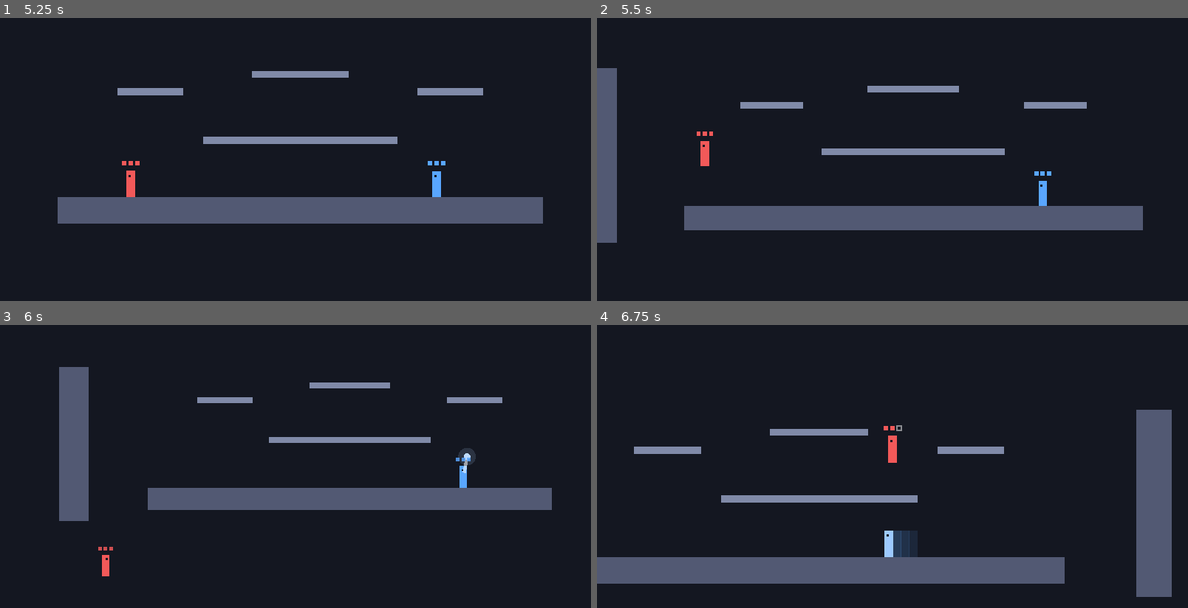
Above: before the commit, frames 1-4 (two rows, left to right).
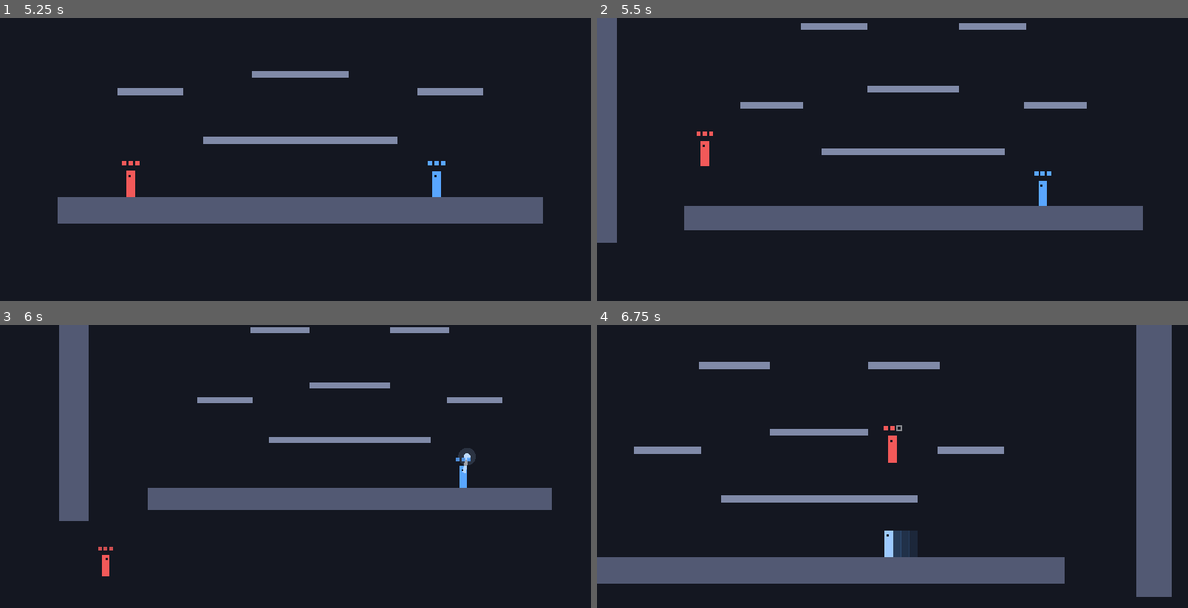
Above: after the commit, the same moments.

Repository: BBStain/jvtest
Game: Godot game, scene res://scenes/lobby.tscn
Same seed, same stepped clock (60 frames per second), same inputs: the game is played once before the commit and once after it.
Inputs (mouse positions are in pixels of both pictures, inside the frame that each line leads up to):
- Up to frame 1 (5.25 s): tap Enter at 0.5, 2, 3.5 s; move the mouse to (425, 167) at 0.52 s; hold D 0.53-2.03 s; tap F at 0.6 s; click (425, 167) at 0.67 s; tap Space at 0.77, 1.25, 1.52, 2.75, 3.02, 3.77 s; move the mouse to (177, 199) at 1.27 s; tap R at 1.35 s; click (177, 199) at 1.42 s; move the mouse to (354, 111) at 2.02 s; hold A 2.03-2.78 s; tap G at 2.1 s; click (354, 111) at 2.17 s; move the mouse to (265, 250) at 2.77 s; hold D 2.78-4.25 s; tap C at 2.85 s; click (265, 250) at 2.92 s; move the mouse to (472, 233) at 3.52 s; tap L at 3.6 s; click (472, 233) at 3.67 s; click "Lancer la partie" at 4.25 s; move the mouse to (118, 134) at 5.02 s; hold A from 5.03 s (still down); tap K at 5.1 s; click (118, 134) at 5.17 s
- Up to frame 2 (5.5 s): keep holding A; tap Space at 5.27 s
- Up to frame 3 (6 s): move the mouse to (325, 491) at 5.77 s; release A at 5.78 s; hold D from 5.78 s (still down); tap I at 5.85 s; click (325, 491) at 5.92 s
- Up to frame 4 (6.75 s): move the mouse to (803, 407) at 6.52 s; release D at 6.53 s; hold A from 6.53 s (still down); tap J at 6.6 s; click (803, 407) at 6.67 s

Frame 1 is identical in both runs. In frame 2, 1.1% of the frame differs, in the area x 0-73%, y 0-18%; in frame 3, 1.2%; in frame 4, 2.4%, in the area x 17-98%, y 0-30%.

Commit message:
Map agrandie en hauteur
Murs rallongés vers le haut, étages de plateformes jusqu'à un sommet au
centre et dans la zone de duel, une deuxième rangée de pylônes et un
deuxième ascenseur dans la zone aérienne, une navette au sommet de la zone
de duel. La limite de sortie par le haut passe de -700 à -1500.

Co-Authored-By: Claude Opus 5.5 (1M context) <noreply@anthropic.com>
Claude-Session: https://claude.ai/code/session_01THvWsQSvKyigxsJfQsC1D9

Diff:
--- a/scenes/main.tscn
+++ b/scenes/main.tscn
@@ -13,7 +13,7 @@
 size = Vector2(220, 16)
 
 [sub_resource type="RectangleShape2D" id="Shape_Mur"]
-size = Vector2(80, 420)
+size = Vector2(80, 1060)
 
 [sub_resource type="RectangleShape2D" id="Shape_Pylone"]
 size = Vector2(50, 170)
@@ -34,7 +34,13 @@
 size = Vector2(80, 40)
 
 [sub_resource type="RectangleShape2D" id="Shape_MurDuel"]
-size = Vector2(80, 480)
+size = Vector2(80, 1060)
+
+[sub_resource type="RectangleShape2D" id="Shape_Etage"]
+size = Vector2(160, 16)
+
+[sub_resource type="RectangleShape2D" id="Shape_Sommet"]
+size = Vector2(260, 16)
 
 [node name="Main" type="Node2D"]
 script = ExtResource("1_game")
@@ -90,30 +96,30 @@
 color = Color(0.5, 0.54, 0.66, 1)
 
 [node name="MurGauche" type="StaticBody2D" parent="Map"]
-position = Vector2(-110, 450)
+position = Vector2(-110, 130)
 
 [node name="Collision" type="CollisionShape2D" parent="Map/MurGauche"]
 shape = SubResource("Shape_Mur")
 
 [node name="Visuel" type="ColorRect" parent="Map/MurGauche"]
 offset_left = -40.0
-offset_top = -210.0
+offset_top = -530.0
 offset_right = 40.0
-offset_bottom = 210.0
+offset_bottom = 530.0
 mouse_filter = 2
 color = Color(0.32, 0.35, 0.45, 1)
 
 [node name="MurDroit" type="StaticBody2D" parent="Map"]
-position = Vector2(1390, 450)
+position = Vector2(1390, 130)
 
 [node name="Collision" type="CollisionShape2D" parent="Map/MurDroit"]
 shape = SubResource("Shape_Mur")
 
 [node name="Visuel" type="ColorRect" parent="Map/MurDroit"]
 offset_left = -40.0
-offset_top = -210.0
+offset_top = -530.0
 offset_right = 40.0
-offset_bottom = 210.0
+offset_bottom = 530.0
 mouse_filter = 2
 color = Color(0.32, 0.35, 0.45, 1)
 
@@ -392,16 +398,16 @@
 color = Color(0.45, 0.36, 0.38, 1)
 
 [node name="MurDuel" type="StaticBody2D" parent="Map/ZoneDuel"]
-position = Vector2(2850, 420)
+position = Vector2(2850, 130)
 
 [node name="Collision" type="CollisionShape2D" parent="Map/ZoneDuel/MurDuel"]
 shape = SubResource("Shape_MurDuel")
 
 [node name="Visuel" type="ColorRect" parent="Map/ZoneDuel/MurDuel"]
 offset_left = -40.0
-offset_top = -240.0
+offset_top = -530.0
 offset_right = 40.0
-offset_bottom = 240.0
+offset_bottom = 530.0
 mouse_filter = 2
 color = Color(0.45, 0.36, 0.38, 1)
 
@@ -411,6 +417,304 @@
 size = Vector2(140, 16)
 travel = Vector2(860, 0)
 period = 8.0
+
+[node name="Hauteurs" type="Node2D" parent="Map"]
+
+[node name="Etage1Gauche" type="StaticBody2D" parent="Map/Hauteurs"]
+position = Vector2(450, 140)
+collision_layer = 4
+collision_mask = 0
+
+[node name="Collision" type="CollisionShape2D" parent="Map/Hauteurs/Etage1Gauche"]
+shape = SubResource("Shape_Etage")
+one_way_collision = true
+
+[node name="Visuel" type="ColorRect" parent="Map/Hauteurs/Etage1Gauche"]
+offset_left = -80.0
+offset_top = -8.0
+offset_right = 80.0
+offset_bottom = 8.0
+mouse_filter = 2
+color = Color(0.5, 0.54, 0.66, 1)
+
+[node name="Etage1Droite" type="StaticBody2D" parent="Map/Hauteurs"]
+position = Vector2(830, 140)
+collision_layer = 4
+collision_mask = 0
+
+[node name="Collision" type="CollisionShape2D" parent="Map/Hauteurs/Etage1Droite"]
+shape = SubResource("Shape_Etage")
+one_way_collision = true
+
+[node name="Visuel" type="ColorRect" parent="Map/Hauteurs/Etage1Droite"]
+offset_left = -80.0
+offset_top = -8.0
+offset_right = 80.0
+offset_bottom = 8.0
+mouse_filter = 2
+color = Color(0.5, 0.54, 0.66, 1)
+
+[node name="Etage2" type="StaticBody2D" parent="Map/Hauteurs"]
+position = Vector2(640, -10)
+collision_layer = 4
+collision_mask = 0
+
+[node name="Collision" type="CollisionShape2D" parent="Map/Hauteurs/Etage2"]
+shape = SubResource("Shape_Sommet")
+one_way_collision = true
+
+[node name="Visuel" type="ColorRect" parent="Map/Hauteurs/Etage2"]
+offset_left = -130.0
+offset_top = -8.0
+offset_right = 130.0
+offset_bottom = 8.0
+mouse_filter = 2
+color = Color(0.5, 0.54, 0.66, 1)
+
+[node name="Etage3Gauche" type="StaticBody2D" parent="Map/Hauteurs"]
+position = Vector2(360, -160)
+collision_layer = 4
+collision_mask = 0
+
+[node name="Collision" type="CollisionShape2D" parent="Map/Hauteurs/Etage3Gauche"]
+shape = SubResource("Shape_Etage")
+one_way_collision = true
+
+[node name="Visuel" type="ColorRect" parent="Map/Hauteurs/Etage3Gauche"]
+offset_left = -80.0
+offset_top = -8.0
+offset_right = 80.0
+offset_bottom = 8.0
+mouse_filter = 2
+color = Color(0.5, 0.54, 0.66, 1)
+
+[node name="Etage3Droite" type="StaticBody2D" parent="Map/Hauteurs"]
+position = Vector2(920, -160)
+collision_layer = 4
+collision_mask = 0
+
+[node name="Collision" type="CollisionShape2D" parent="Map/Hauteurs/Etage3Droite"]
+shape = SubResource("Shape_Etage")
+one_way_collision = true
+
+[node name="Visuel" type="ColorRect" parent="Map/Hauteurs/Etage3Droite"]
+offset_left = -80.0
+offset_top = -8.0
+offset_right = 80.0
+offset_bottom = 8.0
+mouse_filter = 2
+color = Color(0.5, 0.54, 0.66, 1)
+
+[node name="Sommet" type="StaticBody2D" parent="Map/Hauteurs"]
+position = Vector2(640, -310)
+collision_layer = 4
+collision_mask = 0
+
+[node name="Collision" type="CollisionShape2D" parent="Map/Hauteurs/Sommet"]
+shape = SubResource("Shape_Sommet")
+one_way_collision = true
+
+[node name="Visuel" type="ColorRect" parent="Map/Hauteurs/Sommet"]
+offset_left = -130.0
+offset_top = -8.0
+offset_right = 130.0
+offset_bottom = 8.0
+mouse_filter = 2
+color = Color(0.5, 0.54, 0.66, 1)
+
+[node name="PyloneHaut1" type="StaticBody2D" parent="Map/ZoneAerienne"]
+position = Vector2(-440, -80)
+
+[node name="Collision" type="CollisionShape2D" parent="Map/ZoneAerienne/PyloneHaut1"]
+shape = SubResource("Shape_Pylone")
+
+[node name="Visuel" type="ColorRect" parent="Map/ZoneAerienne/PyloneHaut1"]
+offset_left = -25.0
+offset_top = -85.0
+offset_right = 25.0
+offset_bottom = 85.0
+mouse_filter = 2
+color = Color(0.42, 0.5, 0.68, 1)
+
+[node name="PyloneHaut2" type="StaticBody2D" parent="Map/ZoneAerienne"]
+position = Vector2(-640, -280)
+
+[node name="Collision" type="CollisionShape2D" parent="Map/ZoneAerienne/PyloneHaut2"]
+shape = SubResource("Shape_Pylone")
+
+[node name="Visuel" type="ColorRect" parent="Map/ZoneAerienne/PyloneHaut2"]
+offset_left = -25.0
+offset_top = -85.0
+offset_right = 25.0
+offset_bottom = 85.0
+mouse_filter = 2
+color = Color(0.42, 0.5, 0.68, 1)
+
+[node name="PyloneHaut3" type="StaticBody2D" parent="Map/ZoneAerienne"]
+position = Vector2(-840, -60)
+
+[node name="Collision" type="CollisionShape2D" parent="Map/ZoneAerienne/PyloneHaut3"]
+shape = SubResource("Shape_Pylone")
+
+[node name="Visuel" type="ColorRect" parent="Map/ZoneAerienne/PyloneHaut3"]
+offset_left = -25.0
+offset_top = -85.0
+offset_right = 25.0
+offset_bottom = 85.0
+mouse_filter = 2
+color = Color(0.42, 0.5, 0.68, 1)
+
+[node name="PyloneHaut4" type="StaticBody2D" parent="Map/ZoneAerienne"]
+position = Vector2(-1030, -300)
+
+[node name="Collision" type="CollisionShape2D" parent="Map/ZoneAerienne/PyloneHaut4"]
+shape = SubResource("Shape_Pylone")
+
+[node name="Visuel" type="ColorRect" parent="Map/ZoneAerienne/PyloneHaut4"]
+offset_left = -25.0
+offset_top = -85.0
+offset_right = 25.0
+offset_bottom = 85.0
+mouse_filter = 2
+color = Color(0.42, 0.5, 0.68, 1)
+
+[node name="PyloneHaut5" type="StaticBody2D" parent="Map/ZoneAerienne"]
+position = Vector2(-1220, -90)
+
+[node name="Collision" type="CollisionShape2D" parent="Map/ZoneAerienne/PyloneHaut5"]
+shape = SubResource("Shape_Pylone")
+
+[node name="Visuel" type="ColorRect" parent="Map/ZoneAerienne/PyloneHaut5"]
+offset_left = -25.0
+offset_top = -85.0
+offset_right = 25.0
+offset_bottom = 85.0
+mouse_filter = 2
+color = Color(0.42, 0.5, 0.68, 1)
+
+[node name="PyloneHaut6" type="StaticBody2D" parent="Map/ZoneAerienne"]
+position = Vector2(-1410, -310)
+
+[node name="Collision" type="CollisionShape2D" parent="Map/ZoneAerienne/PyloneHaut6"]
+shape = SubResource("Shape_Pylone")
+
+[node name="Visuel" type="ColorRect" parent="Map/ZoneAerienne/PyloneHaut6"]
+offset_left = -25.0
+offset_top = -85.0
+offset_right = 25.0
+offset_bottom = 85.0
+mouse_filter = 2
+color = Color(0.42, 0.5, 0.68, 1)
+
+[node name="PyloneHaut7" type="StaticBody2D" parent="Map/ZoneAerienne"]
+position = Vector2(-1600, -100)
+
+[node name="Collision" type="CollisionShape2D" parent="Map/ZoneAerienne/PyloneHaut7"]
+shape = SubResource("Shape_Pylone")
+
+[node name="Visuel" type="ColorRect" parent="Map/ZoneAerienne/PyloneHaut7"]
+offset_left = -25.0
+offset_top = -85.0
+offset_right = 25.0
+offset_bottom = 85.0
+mouse_filter = 2
+color = Color(0.42, 0.5, 0.68, 1)
+
+[node name="PyloneHaut8" type="StaticBody2D" parent="Map/ZoneAerienne"]
+position = Vector2(-1800, -290)
+
+[node name="Collision" type="CollisionShape2D" parent="Map/ZoneAerienne/PyloneHaut8"]
+shape = SubResource("Shape_Pylone")
+
+[node name="Visuel" type="ColorRect" parent="Map/ZoneAerienne/PyloneHaut8"]
+offset_left = -25.0
+offset_top = -85.0
+offset_right = 25.0
+offset_bottom = 85.0
+mouse_filter = 2
+color = Color(0.42, 0.5, 0.68, 1)
+
+[node name="AscenseurHaut" type="AnimatableBody2D" parent="Map/ZoneAerienne"]
+position = Vector2(-1700, 180)
+script = ExtResource("2_moving")
+size = Vector2(90, 16)
+travel = Vector2(0, -520)
+period = 6.0
+
+[node name="EtageDuel1" type="StaticBody2D" parent="Map/ZoneDuel"]
+position = Vector2(2130, 120)
+collision_layer = 4
+collision_mask = 0
+
+[node name="Collision" type="CollisionShape2D" parent="Map/ZoneDuel/EtageDuel1"]
+shape = SubResource("Shape_Sommet")
+one_way_collision = true
+
+[node name="Visuel" type="ColorRect" parent="Map/ZoneDuel/EtageDuel1"]
+offset_left = -130.0
+offset_top = -8.0
+offset_right = 130.0
+offset_bottom = 8.0
+mouse_filter = 2
+color = Color(0.6, 0.48, 0.5, 1)
+
+[node name="EtageDuel2Gauche" type="StaticBody2D" parent="Map/ZoneDuel"]
+position = Vector2(1780, -40)
+collision_layer = 4
+collision_mask = 0
+
+[node name="Collision" type="CollisionShape2D" parent="Map/ZoneDuel/EtageDuel2Gauche"]
+shape = SubResource("Shape_Etage")
+one_way_collision = true
+
+[node name="Visuel" type="ColorRect" parent="Map/ZoneDuel/EtageDuel2Gauche"]
+offset_left = -80.0
+offset_top = -8.0
+offset_right = 80.0
+offset_bottom = 8.0
+mouse_filter = 2
+color = Color(0.6, 0.48, 0.5, 1)
+
+[node name="EtageDuel2Droite" type="StaticBody2D" parent="Map/ZoneDuel"]
+position = Vector2(2480, -40)
+collision_layer = 4
+collision_mask = 0
+
+[node name="Collision" type="CollisionShape2D" parent="Map/ZoneDuel/EtageDuel2Droite"]
+shape = SubResource("Shape_Etage")
+one_way_collision = true
+
+[node name="Visuel" type="ColorRect" parent="Map/ZoneDuel/EtageDuel2Droite"]
+offset_left = -80.0
+offset_top = -8.0
+offset_right = 80.0
+offset_bottom = 8.0
+mouse_filter = 2
+color = Color(0.6, 0.48, 0.5, 1)
+
+[node name="SommetDuel" type="StaticBody2D" parent="Map/ZoneDuel"]
+position = Vector2(2130, -210)
+collision_layer = 4
+collision_mask = 0
+
+[node name="Collision" type="CollisionShape2D" parent="Map/ZoneDuel/SommetDuel"]
+shape = SubResource("Shape_Sommet")
+one_way_collision = true
+
+[node name="Visuel" type="ColorRect" parent="Map/ZoneDuel/SommetDuel"]
+offset_left = -130.0
+offset_top = -8.0
+offset_right = 130.0
+offset_bottom = 8.0
+mouse_filter = 2
+color = Color(0.6, 0.48, 0.5, 1)
+
+[node name="NavetteSommet" type="AnimatableBody2D" parent="Map/ZoneDuel"]
+position = Vector2(1700, -340)
+script = ExtResource("2_moving")
+size = Vector2(140, 16)
+travel = Vector2(860, 0)
+period = 9.0
 
 [node name="SpawnPoints" type="Node2D" parent="."]
 
--- a/scripts/game.gd
+++ b/scripts/game.gd
@@ -11,7 +11,7 @@
 	Color(1.0, 0.85, 0.3),    # Joueur 4 : jaune
 ]
 ## Au-delà de ces limites, le joueur est sorti de la map et perd une vie.
-const BLAST_ZONE := Rect2(-2150, -700, 5400, 1650)
+const BLAST_ZONE := Rect2(-2150, -1500, 5400, 2450)
 const RESTART_DELAY := 1.0   ## évite de relancer par erreur en martelant les boutons
 const LOBBY_SCENE := "res://scenes/lobby.tscn"
 
Not shown: 1 places in scenes/main.tscn that only renumber resources
Not shown, changed: README.md
